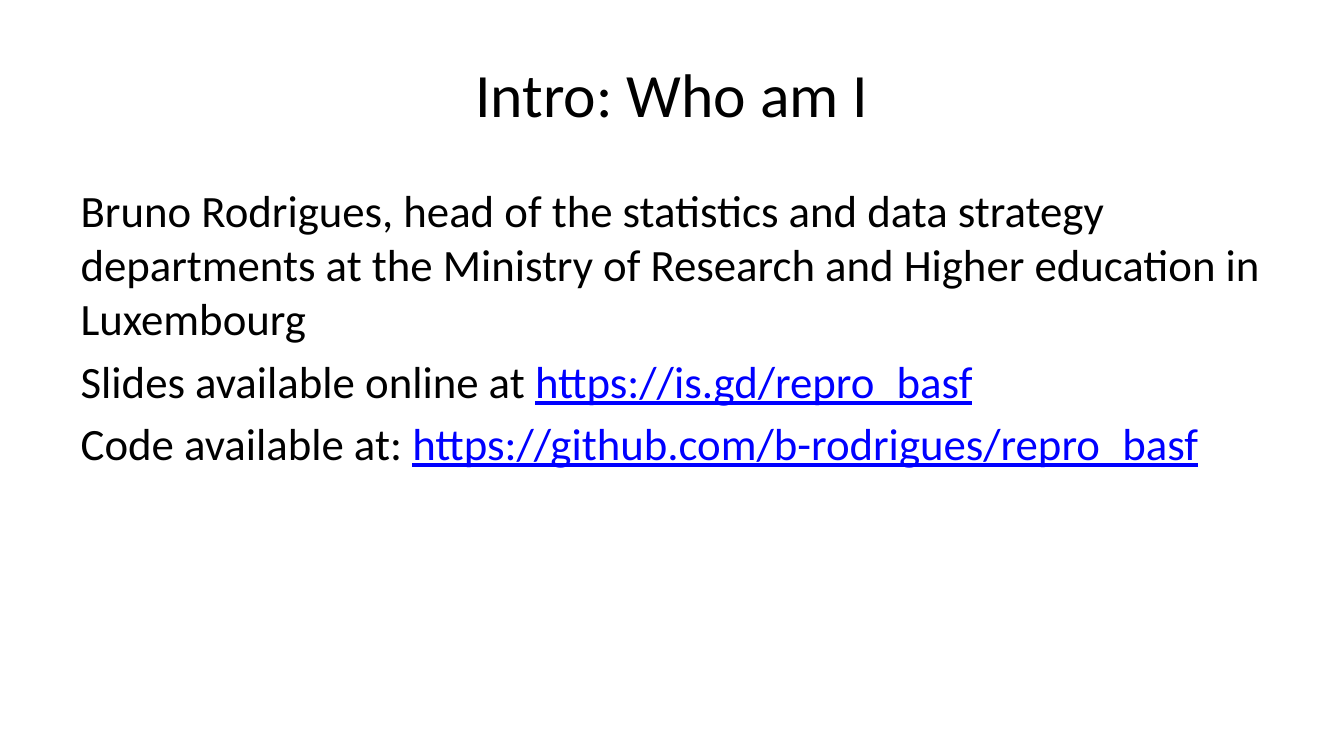
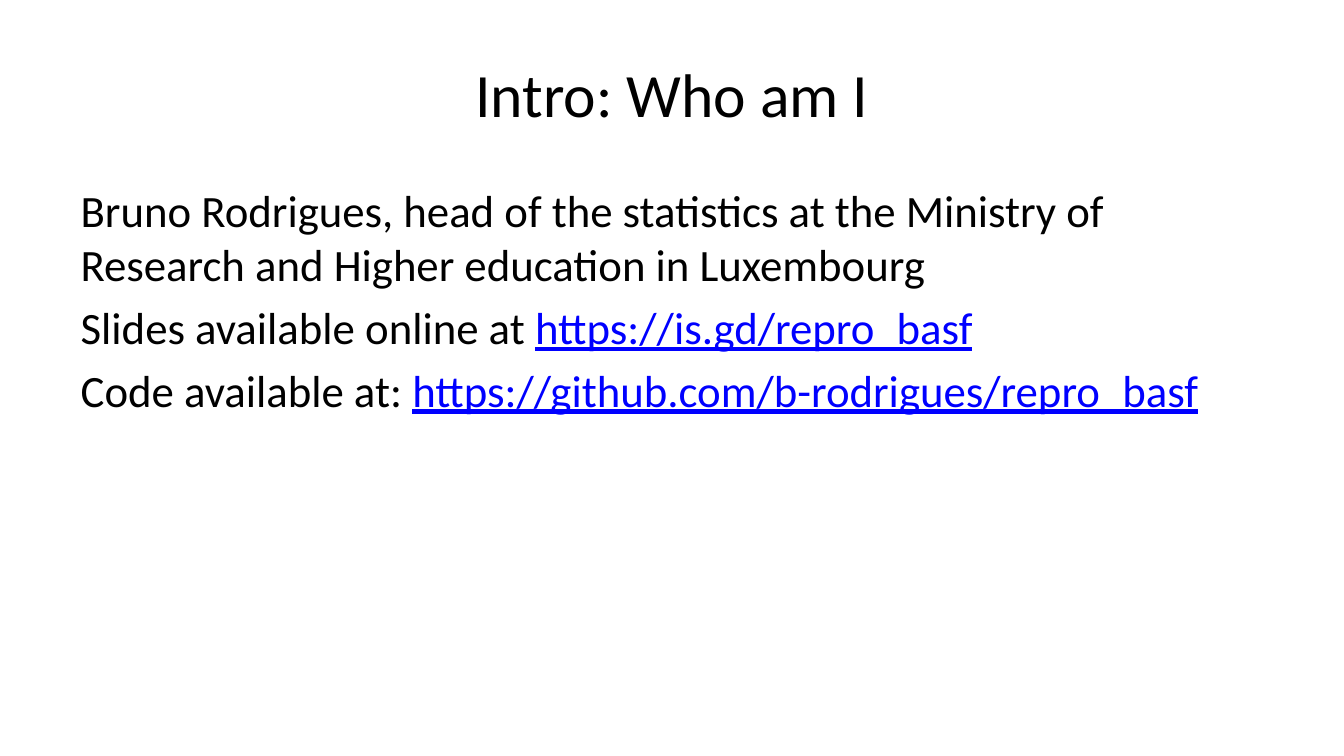
Before and after one commit to b-rodrigues/repro_basf, a slide deck: slide 2 of docs/index.pptx. Drawn at 1344x756 pixels with LibreOffice and Linux fonts; fonts in the diff are those of the drawing. Boxes give left, top, right and bottom in pixels: in the first picture for what was removed or moved away, otherwise in the second. Text is boxed around its words. In the diff, an @@ line names an element or a change of style, - is before the commit and + after.

```diff
--- a/docs/index.pptx
+++ b/docs/index.pptx
@@ text at (81, 196, 1103, 289): text changed @@
-Bruno Rodrigues, head of the statistics and data strategy departments at the Ministry of Research and Higher education in Luxembourg
+Bruno Rodrigues, head of the statistics at the Ministry of Research and Higher education in Luxembourg
```
Also in this commit, not shown: 13 other slides changed, 12 other files.
